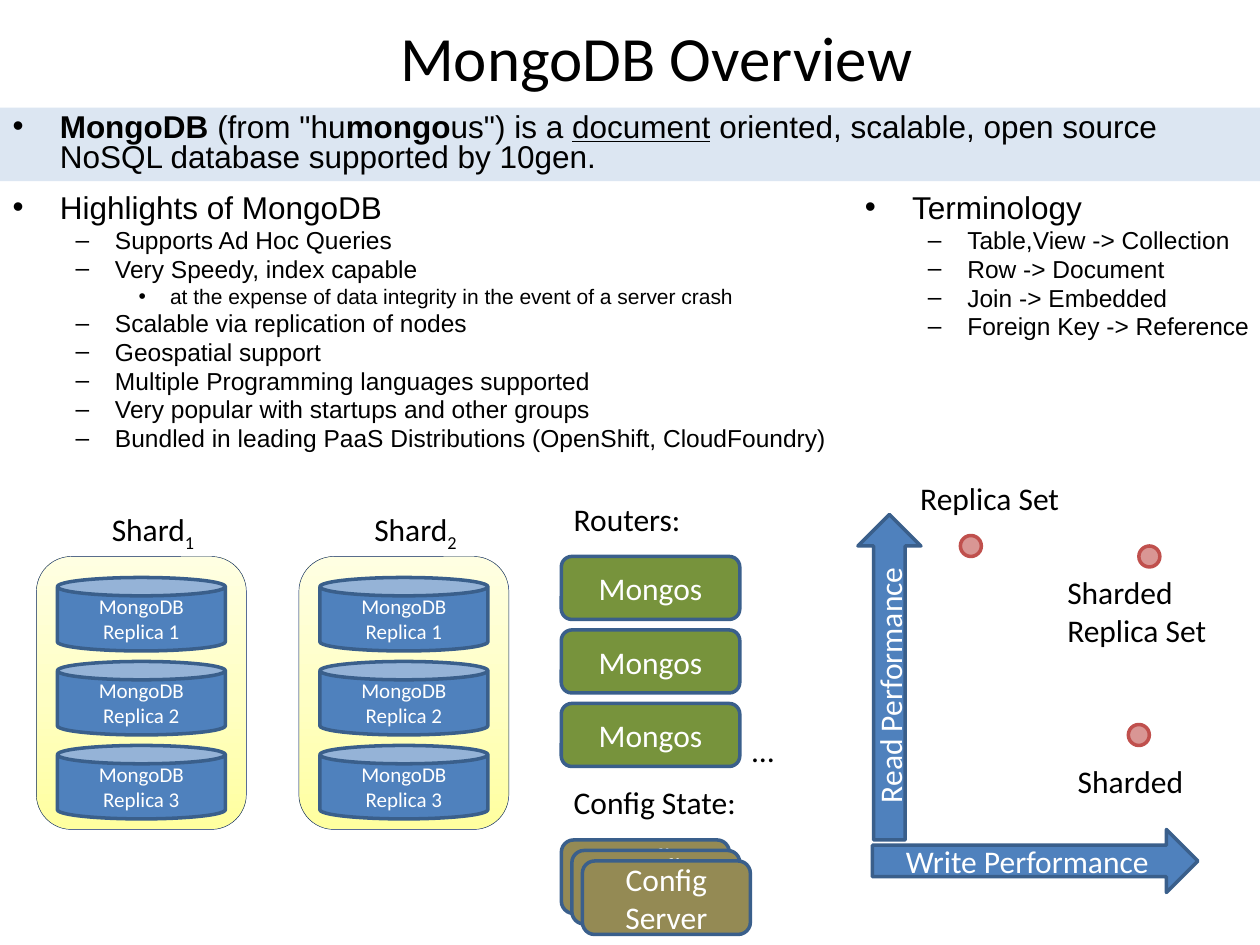
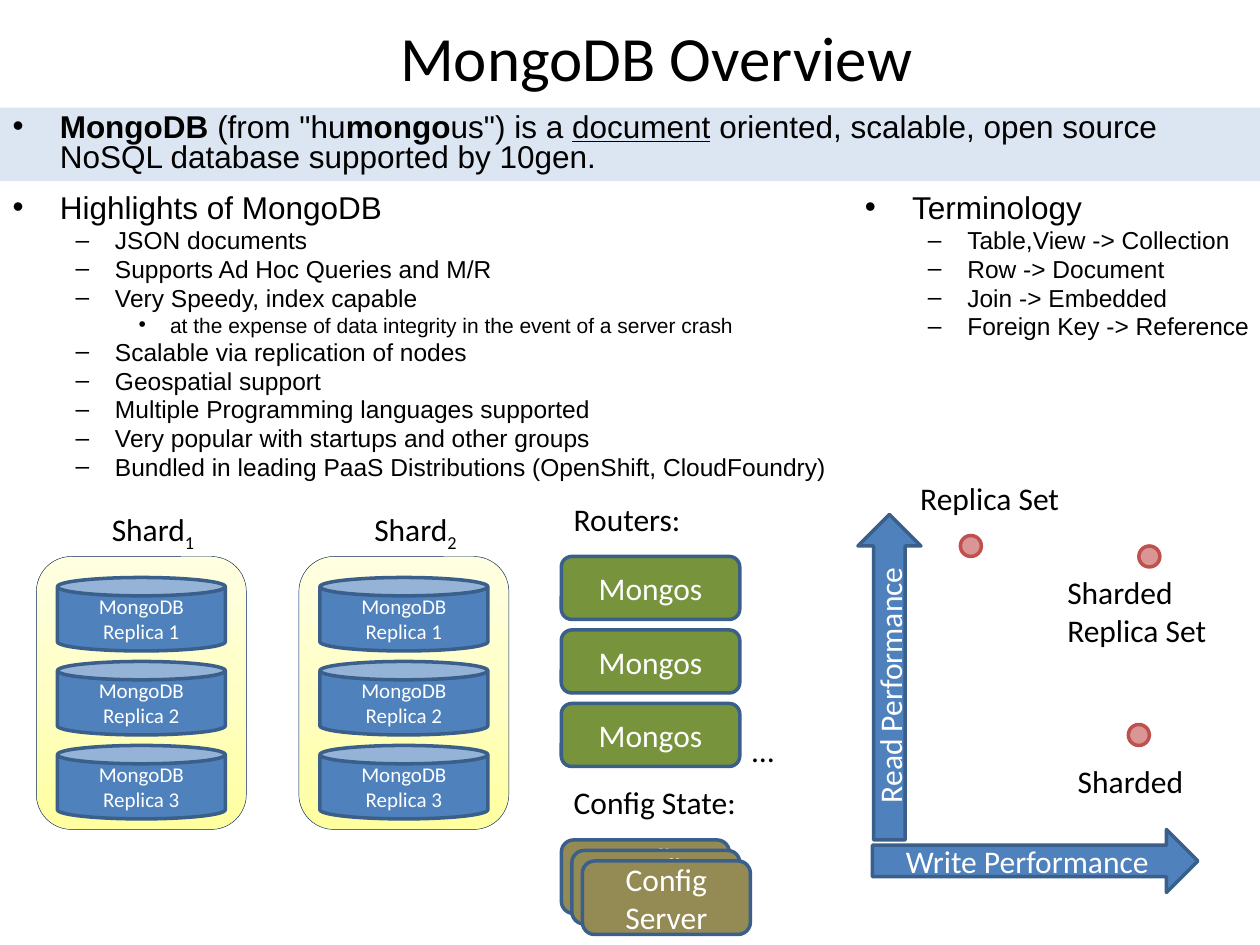
Before and after one commit to r2ad/planeBigData, a slide deck: slide 4 of nosql/mongodb/MongoDB-Introduction-R2AD-23July2013.pptx. Drawn at 1260x945 pixels with LibreOffice and Linux fonts; fonts in the diff are those of the drawing. Boxes give left, top, right and bottom in pixels: in the first picture for what was removed or moved away, otherwise in the second. Text is boxed around its words. In the diff, an @@ line names an element or a change of style, - is before the commit and + after.

```diff
--- a/nosql/mongodb/MongoDB-Introduction-R2AD-23July2013.pptx
+++ b/nosql/mongodb/MongoDB-Introduction-R2AD-23July2013.pptx
@@ text at (x1=115, y1=231, x2=491, y2=283): text changed @@
-  – Supports Ad Hoc Queries
+  – JSON documents
+  – Supports Ad Hoc Queries and M/R
```
Also in this commit, not shown: 7 other slides changed, 1 other file.
